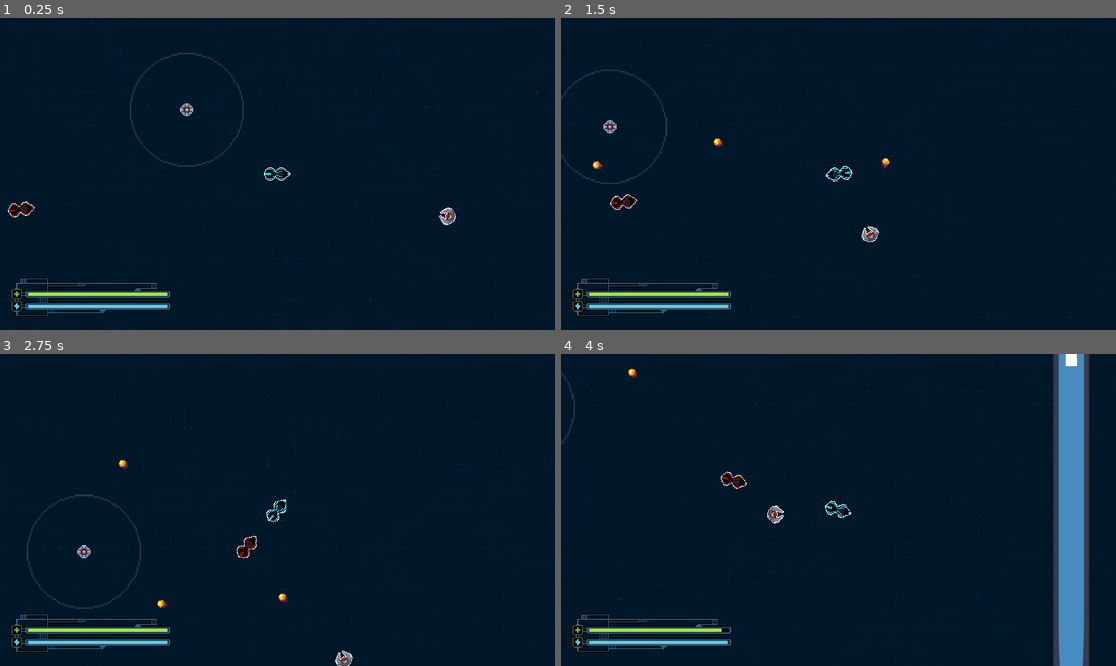
Above: before the commit, frames 1-4 (two rows, left to right).
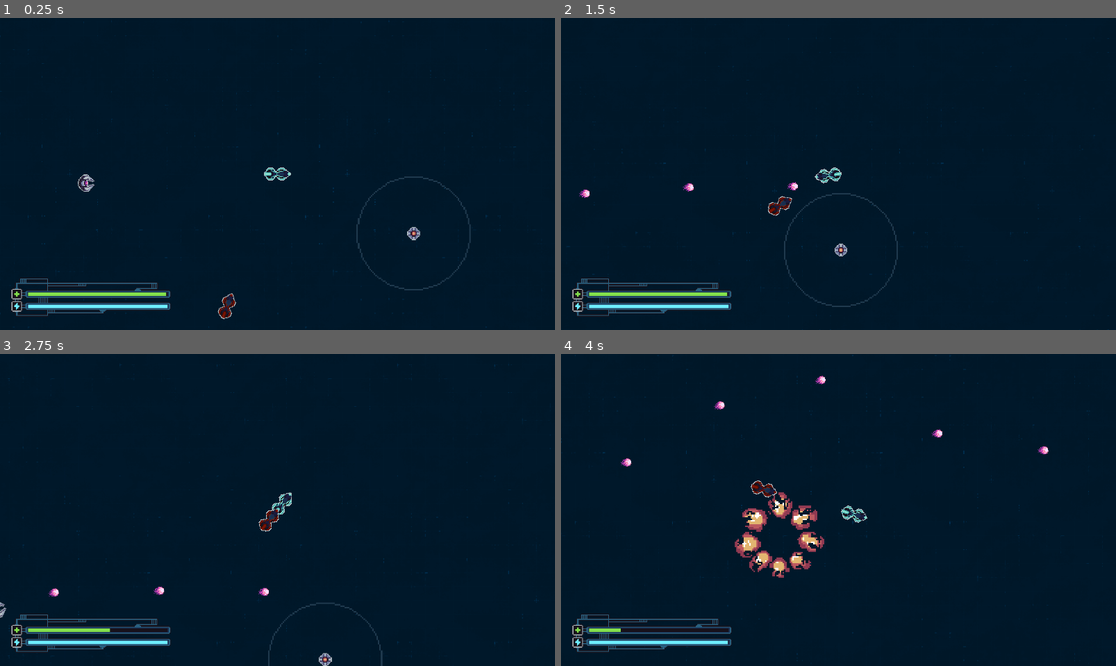
Above: after the commit, the same moments.

Repository: 20akshay00/cyberloop
Game: Godot game, scene res://scenes/world.tscn
Two runs of this game, one before a commit and one after it. Both use one fixed random seed, a clock stepped at 60 frames per second and the inputs below. The engine's default icon, where the game draws it, is replaced by a stand-in: a white triangle on a blue panel in a dark square.
Inputs (mouse positions are in pixels of both pictures, inside the frame that each line leads up to):
- Up to frame 1 (0.25 s): no input
- Up to frame 2 (1.5 s): move the mouse to (960, 158) at 0.52 s; click (960, 158) at 0.6 s; move the mouse to (727, 189) at 1.27 s; click (727, 189) at 1.35 s
- Up to frame 3 (2.75 s): move the mouse to (333, 441) at 2.02 s; click (333, 441) at 2.1 s
- Up to frame 4 (4 s): move the mouse to (810, 572) at 2.77 s; click (810, 572) at 2.85 s; move the mouse to (1005, 556) at 3.52 s; click (1005, 556) at 3.6 s

The runs differ from the first frame. In frame 1, 2.4% of the frame differs, in the area x 0-97%, y 0-100%; in frame 2, 2.5%; in frame 3, 2.5%; in frame 4, 10%, in the area x 0-96%, y 0-100%.

Commit message:
update assets, make movement framerate independant, fix camera

Diff:
--- a/scenes/damage_area.tscn
+++ b/scenes/damage_area.tscn
@@ -1,6 +1,7 @@
-[gd_scene load_steps=2 format=3 uid="uid://db2hesmx6bfb7"]
+[gd_scene load_steps=3 format=3 uid="uid://db2hesmx6bfb7"]
 
 [ext_resource type="Script" uid="uid://5kv1lp8guydd" path="res://scripts/damage_area.gd" id="1_5frsa"]
+[ext_resource type="Texture2D" uid="uid://dvtapu65mj3um" path="res://assets/art/hole_strip_v3.png" id="2_fhj2k"]
 
 [node name="DamageArea" type="Area2D"]
 collision_layer = 0
@@ -8,12 +9,16 @@
 script = ExtResource("1_5frsa")
 
 [node name="Polygon2D" type="Polygon2D" parent="."]
+visible = false
 color = Color(0, 0, 0, 1)
 
 [node name="Line2D" type="Line2D" parent="."]
-points = PackedVector2Array(56, 77, 43, 188, 193, 167, 256, 108)
-width = 3.0
+texture_repeat = 2
+points = PackedVector2Array(56, 77, 51.4682, 115.694, 43, 188, 193, 167, 256, 108)
+closed = true
+width = 45.0
 default_color = Color(0.14902, 0.301961, 0.305882, 1)
+texture = ExtResource("2_fhj2k")
 texture_mode = 1
 
 [node name="CollisionPolygon2D" type="CollisionPolygon2D" parent="."]
--- a/scenes/enemy.tscn
+++ b/scenes/enemy.tscn
@@ -20,6 +20,7 @@
 
 [node name="NavigationAgent2D" type="NavigationAgent2D" parent="."]
 avoidance_enabled = true
+radius = 20.0
 
 [node name="Timer" type="Timer" parent="."]
 wait_time = 0.1
--- a/scenes/world.tscn
+++ b/scenes/world.tscn
@@ -1,15 +1,14 @@
-[gd_scene load_steps=13 format=3 uid="uid://c2yidqjagbkrb"]
+[gd_scene load_steps=12 format=3 uid="uid://c2yidqjagbkrb"]
 
 [ext_resource type="Script" uid="uid://d1e3vu4scial2" path="res://scenes/world.gd" id="1_qfnet"]
-[ext_resource type="Texture2D" uid="uid://chw0xoa77w6ul" path="res://assets/art/background_v2.png" id="2_4mrxx"]
-[ext_resource type="Texture2D" uid="uid://yekrypfll38v" path="res://icon.svg" id="2_71j4m"]
+[ext_resource type="Texture2D" uid="uid://c3284varj7i2o" path="res://assets/art/background_v2.png" id="2_4mrxx"]
 [ext_resource type="Script" uid="uid://d3s026d42aaec" path="res://scripts/ui.gd" id="2_e3hyu"]
-[ext_resource type="Texture2D" uid="uid://cl6tfac8e553k" path="res://assets/art/health_bar_v1.png" id="3_7r4gi"]
+[ext_resource type="Texture2D" uid="uid://c12r3wnuxr2by" path="res://assets/art/health_bar_v1.png" id="3_7r4gi"]
 [ext_resource type="PackedScene" uid="uid://cvua0fel5ydtv" path="res://scenes/player.tscn" id="3_qfnet"]
 [ext_resource type="PackedScene" uid="uid://clep1ecol48uk" path="res://scenes/enemy.tscn" id="4_i7141"]
-[ext_resource type="Texture2D" uid="uid://yf4uvttws1uh" path="res://assets/art/stamina_bar_v1.png" id="4_w7kh3"]
+[ext_resource type="Texture2D" uid="uid://m7iwdw4caxjq" path="res://assets/art/stamina_bar_v1.png" id="4_w7kh3"]
 [ext_resource type="PackedScene" uid="uid://b1k1si4vlki42" path="res://scenes/droid.tscn" id="5_71j4m"]
-[ext_resource type="Texture2D" uid="uid://b3vccx74l8ph4" path="res://assets/art/health_stamina_bar_frame_v1.png" id="7_i7141"]
+[ext_resource type="Texture2D" uid="uid://douaksfsgn5wr" path="res://assets/art/health_stamina_bar_frame_v1.png" id="7_i7141"]
 [ext_resource type="PackedScene" uid="uid://0287u7bkbm56" path="res://scenes/proximity_mine.tscn" id="8_7r4gi"]
 
 [sub_resource type="NavigationPolygon" id="NavigationPolygon_71j4m"]
@@ -41,7 +40,7 @@
 scale = Vector2(3, 3)
 max_value = 5.0
 step = 0.005
-value = 5.0
+value = 4.845
 texture_progress = ExtResource("3_7r4gi")
 
 [node name="PowerBar" type="TextureProgressBar" parent="UI"]
@@ -66,45 +65,40 @@
 region_enabled = true
 region_rect = Rect2(0, 0, 1920, 1080)
 
+[node name="Trails" type="Node2D" parent="."]
+
 [node name="ProximityMine" parent="." instance=ExtResource("8_7r4gi")]
 position = Vector2(471, 206)
 
-[node name="Trails" type="Node2D" parent="."]
+[node name="ProximityMine2" parent="." instance=ExtResource("8_7r4gi")]
+position = Vector2(-650, 936)
+
+[node name="ProximityMine3" parent="." instance=ExtResource("8_7r4gi")]
+position = Vector2(508, 1372)
+
+[node name="ProximityMine4" parent="." instance=ExtResource("8_7r4gi")]
+position = Vector2(508, 1372)
 
 [node name="Player" parent="." node_paths=PackedStringArray("trails") instance=ExtResource("3_qfnet")]
-position = Vector2(785, 428)
 trails = NodePath("../Trails")
 
 [node name="Camera2D" type="Camera2D" parent="Player"]
+limit_left = -2000
+limit_top = -2000
+limit_right = 2000
+limit_bottom = 2000
+position_smoothing_enabled = true
+position_smoothing_speed = 15.0
 
 [node name="Enemy" parent="." node_paths=PackedStringArray("target") instance=ExtResource("4_i7141")]
 position = Vector2(-215, 566)
 target = NodePath("../Player")
 
 [node name="Droid" parent="." instance=ExtResource("5_71j4m")]
-position = Vector2(1368, 573)
+position = Vector2(1829, 569)
 
-[node name="Sprite2D" type="Sprite2D" parent="."]
-position = Vector2(-2287, 30.0001)
-scale = Vector2(1, 25.9297)
-texture = ExtResource("2_71j4m")
-
-[node name="Sprite2D2" type="Sprite2D" parent="."]
-position = Vector2(2386, 8)
-scale = Vector2(1, 25.9297)
-texture = ExtResource("2_71j4m")
-
-[node name="Sprite2D3" type="Sprite2D" parent="."]
-position = Vector2(85, -1560)
-rotation = 1.5708
-scale = Vector2(1, 37.498)
-texture = ExtResource("2_71j4m")
-
-[node name="Sprite2D4" type="Sprite2D" parent="."]
-position = Vector2(56, 1741)
-rotation = 1.5708
-scale = Vector2(1, 37.498)
-texture = ExtResource("2_71j4m")
+[node name="Droid2" parent="." instance=ExtResource("5_71j4m")]
+position = Vector2(-662, 32)
 
 [node name="NavigationRegion2D" type="NavigationRegion2D" parent="."]
 visible = false
--- a/scripts/crack.gd
+++ b/scripts/crack.gd
@@ -8,6 +8,16 @@
 @export var damage_area_scene: PackedScene
 
 var shape_points: PackedVector2Array = []
+
+const spawn_side: float = 150.
+var spawn_area := PackedVector2Array(
+	[
+		Vector2(-spawn_side, -spawn_side),
+		Vector2(-spawn_side, spawn_side),
+		Vector2(spawn_side, spawn_side),
+		Vector2(spawn_side, -spawn_side)
+		]
+)
 
 func _ready() -> void:
 	_is_orphan = false
@@ -31,15 +41,16 @@
 		shape_points = points.slice(intersect_idx, points.size()-1)
 
 		if calculate_area(shape_points) > 5000:
-			var damage_area = damage_area_scene.instantiate()
-			damage_area.set_points(shape_points)
-			add_sibling(damage_area)
+			if Geometry2D.intersect_polygons(shape_points, spawn_area).size() == 0:
+				var damage_area = damage_area_scene.instantiate()
+				damage_area.set_points(shape_points)
+				add_sibling(damage_area)
 
-			var crack = self.duplicate()
-			crack.points = points.slice(0, intersect_idx)
-			add_sibling(crack)
-			crack.destroy()
-			clear_points()
+				var crack = self.duplicate()
+				crack.points = points.slice(0, intersect_idx)
+				add_sibling(crack)
+				crack.destroy()
+				clear_points()
 
 		intersect_idx = -1
 
--- a/scripts/damage_area.gd
+++ b/scripts/damage_area.gd
@@ -16,11 +16,8 @@
 func set_points(points:PackedVector2Array) -> void:
 	$CollisionPolygon2D.polygon = points
 
-	var visual_points = points.duplicate()
-	visual_points.push_back(points[0])
-
-	$Line2D.points = visual_points
-	$Polygon2D.polygon = visual_points
+	$Line2D.points = points
+	$Polygon2D.polygon = points
 	$NavigationObstacle2D.vertices = points
 
 func _on_body_entered(body: Node2D) -> void:
--- a/scripts/enemy.gd
+++ b/scripts/enemy.gd
@@ -34,6 +34,5 @@
 		#$NavigationAgent2D.target_position = target.global_position
 	#$Timer.start()
 
-
 func _on_navigation_agent_2d_velocity_computed(safe_velocity: Vector2) -> void:
 	velocity = safe_velocity
--- a/scripts/player.gd
+++ b/scripts/player.gd
@@ -35,7 +35,7 @@
 
 func _process(delta: float) -> void:
 	if _is_active:
-		global_position = lerp(position, get_global_mouse_position(), 0.035)
+		global_position = lerp(position, get_global_mouse_position(), 1.0 - pow(0.965, delta * 60))
 
 		dir = get_global_mouse_position() - position
 		rotation = atan2(dir.y, dir.x) + PI/2
@@ -80,6 +80,7 @@
 	trails.add_child.call_deferred(trail)
 
 func die() -> void:
+	hit(1)
 	_is_active = false
 	_is_drawing = false
 
@@ -102,18 +103,16 @@
 func respawn() -> void:
 	_create_trail()
 	if respawn_tween: respawn_tween.kill()
+	modulate.a = 1.
 	respawn_tween = get_tree().create_tween()
 	respawn_tween.tween_property(self, "global_position", Vector2.ZERO, 1)
-
-	respawn_tween.set_parallel()
 	respawn_tween.tween_property(self, "scale", Vector2(1, 1), 0.5)
-	respawn_tween.tween_property(self, "modulate:a", 1, 0.5)
-	respawn_tween.set_parallel(false)
 	respawn_tween.tween_callback(
 		func():
 			_is_active = true
 			drive_sound.play()
 	)
+	respawn_tween.tween_method(func(val): power = val, power, 1., 1. * (1 - power))
 
 func hit(val) -> void:
 	health -= val
--- a/scripts/proximity_mine.gd
+++ b/scripts/proximity_mine.gd
@@ -5,6 +5,9 @@
 @onready var light := $LightSprite
 @onready var explosion_timer := $ExplosionTimer
 var _is_exploding := false
+
+var death_tween: Tween = null
+var _is_active = true
 
 func explode() -> void:
 	_is_exploding = true
@@ -21,7 +24,7 @@
 	tween.tween_property(self, "modulate:a", 0., 0.2)
 
 func _on_body_entered(body: Node2D) -> void:
-	if body is Player:
+	if body is Player and not _is_exploding:
 		explode()
 		body.hit(1)
 		#if explosion_timer.is_stopped():
@@ -44,3 +47,16 @@
 		#if body is Player:
 			#print("hi")
 			#body.hit(1)
+
+func die() -> void:
+	if _is_active:
+		_is_active = false
+		if death_tween: death_tween.kill()
+
+		death_tween = get_tree().create_tween()
+		death_tween.set_parallel()
+		death_tween.tween_property(self, "rotation", rotation + 3*PI, 1)
+		death_tween.tween_property(self, "scale", Vector2(0., 0.), 1)
+		death_tween.tween_property(self, "modulate:a", 0., 1)
+		death_tween.set_parallel(false)
+		death_tween.tween_callback(queue_free)
Not shown, removed: assets/art/background_v1.png.import
Not shown, changed: assets/art/background_v2.png.import
Not shown, changed: assets/art/cursor_three_v1.png.import
Binary file changed: assets/art/droid_one_v1.png
Not shown, changed: assets/art/droid_one_v1.png.import
Not shown, removed: assets/art/explosion_anim_v1.png.import
Not shown, changed: assets/art/explosion_anim_v2.png.import
Binary file changed: assets/art/fireball_v1.png
Not shown, changed: assets/art/fireball_v1.png.import
Binary file changed: assets/art/health_bar_v1.png
Not shown, changed: assets/art/health_bar_v1.png.import
Binary file changed: assets/art/health_stamina_bar_frame_v1.png
(and 19 more such lines)
